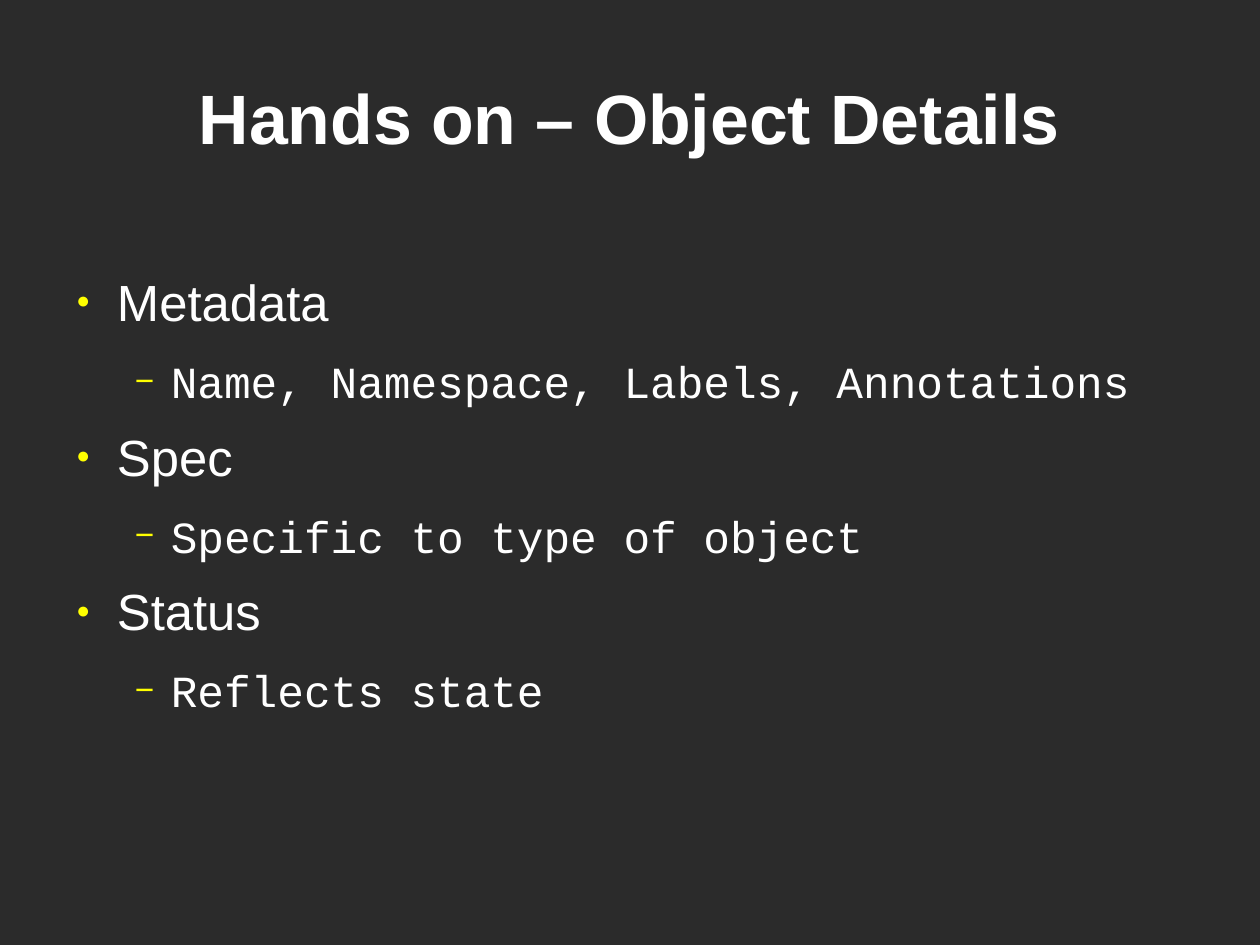
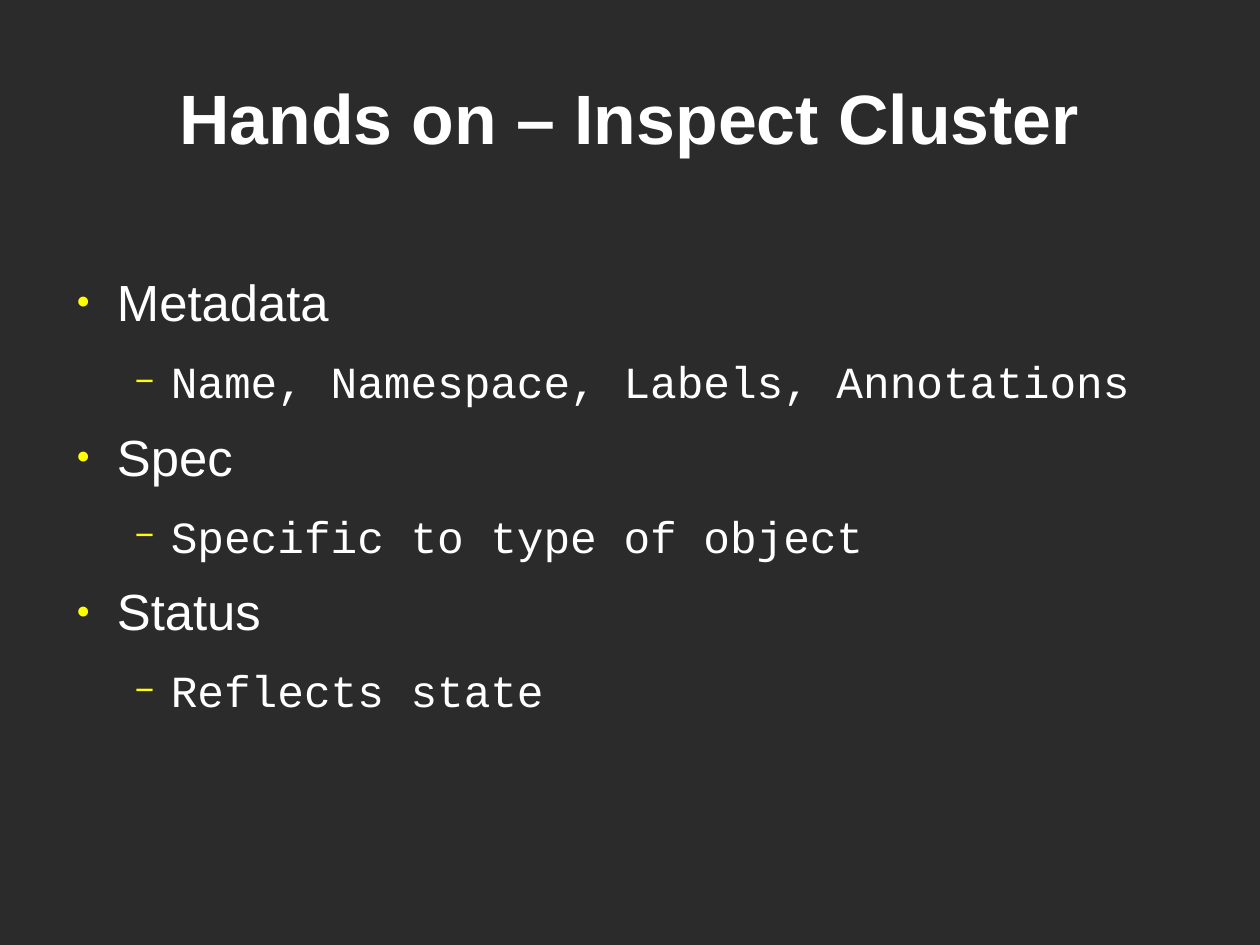
Before and after one commit to showmethehello/mit-k8s-talk, a slide deck: slide 10 of k8s.odp. Drawn at 1260x945 pixels with LibreOffice and Linux fonts; fonts in the diff are those of the drawing; background and template pictures are left out; a plain dark background stands for a picture behind light text. Boxes give left, top, right and bottom in pixels: in the first picture for what was removed or moved away, otherwise in the second. Text is boxed around its words. In the diff, an @@ line names an element or a change of style, - is before the commit and + after.

```diff
--- a/k8s.odp
+++ b/k8s.odp
@@ title at <box>179,93,1078,157</box>: text changed @@
-Hands on – Object Details
+Hands on – Inspect Cluster
```
Also in this commit, not shown: 5 other slides changed, 1 slide added, 3 other files.
